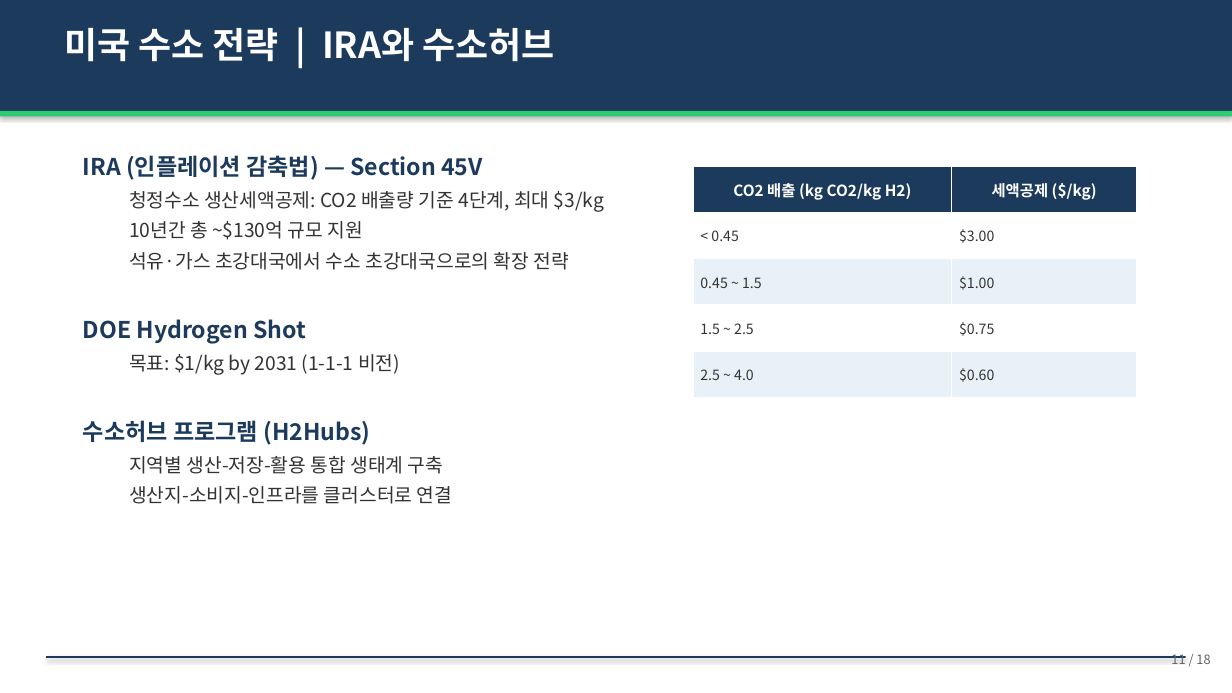
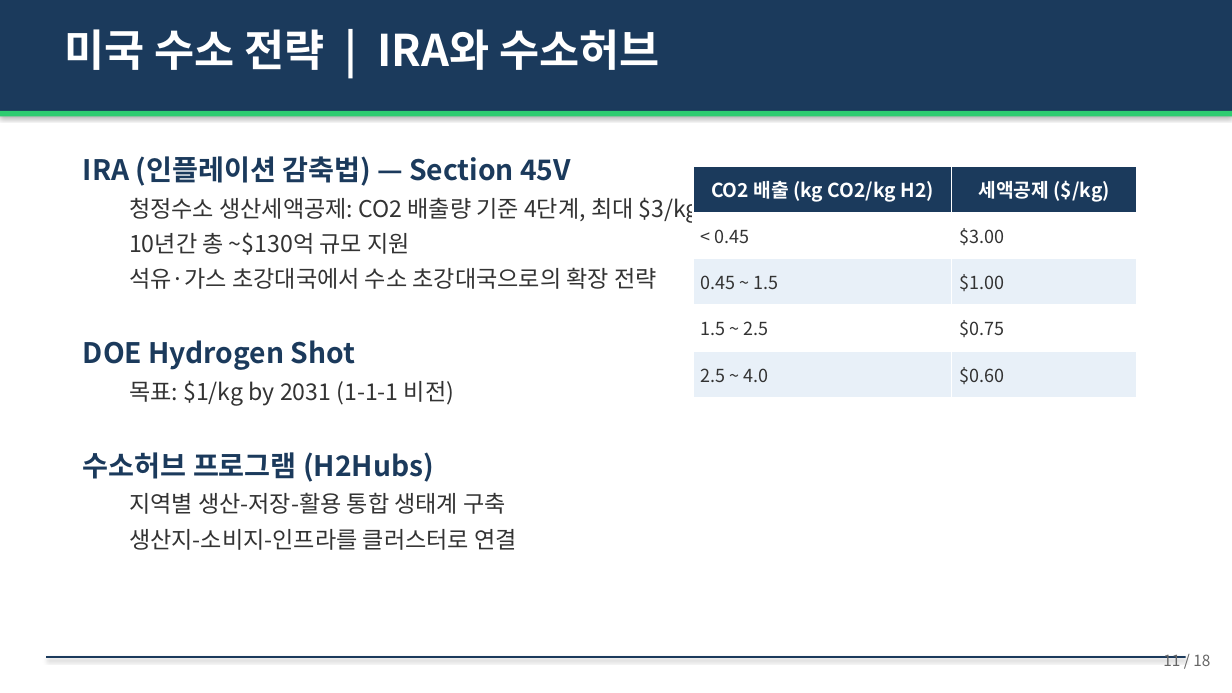
Before and after one commit to hpark1947/Hydrogen, a slide deck: slide 11 of Prompts/수소에너지_발표자료.pptx. Drawn at 1232x693 pixels with LibreOffice and Linux fonts; fonts in the diff are those of the drawing. Boxes give left, top, right and bottom in pixels: in the first picture for what was removed or moved away, otherwise in the second. Text is boxed around its words. In the diff, an @@ line names an element or a change of style, - is before the commit and + after.

```diff
--- a/Prompts/수소에너지_발표자료.pptx
+++ b/Prompts/수소에너지_발표자료.pptx
@@ text "미국 수소 전략 | IRA와 ..." at (64,29,659,70): size 28 to 34 pt @@
@@ text "IRA (인플레이션 감축법) — Section ..." at (83,156,699,550): size 18 to 22 pt in "IRA (인플레이션 감축법) — Section 45V", "DOE Hydrogen Shot", "수소허브 프로그램 (H2Hubs)"; size 15 to 18 pt in "청정수소 생산세액공제: CO2 배출량 기준 4단계, 최대 ...", "10년간 총 ~$130억 규모 지원", "석유·가스 초강대국에서 수소 초강대국으로의 확장 전략", "목표: $1/kg by 2031 (1-1-1 비전)" and 2 more places @@
@@ table at (693,166,1137,397) @@
@@ size 12 to 15 pt in "CO2 배출 (kg CO2/kg H2)", "세액공제 ($/kg)" @@
@@ size 11 to 14 pt in "< 0.45", "$3.00", "0.45 ~ 1.5", "$1.00" and 4 more places @@
@@ text "11 / 18" at (1163,654,1210,666): size 10 to 12 pt @@
```
Also in this commit, not shown: 17 other slides changed, 1 other file.
